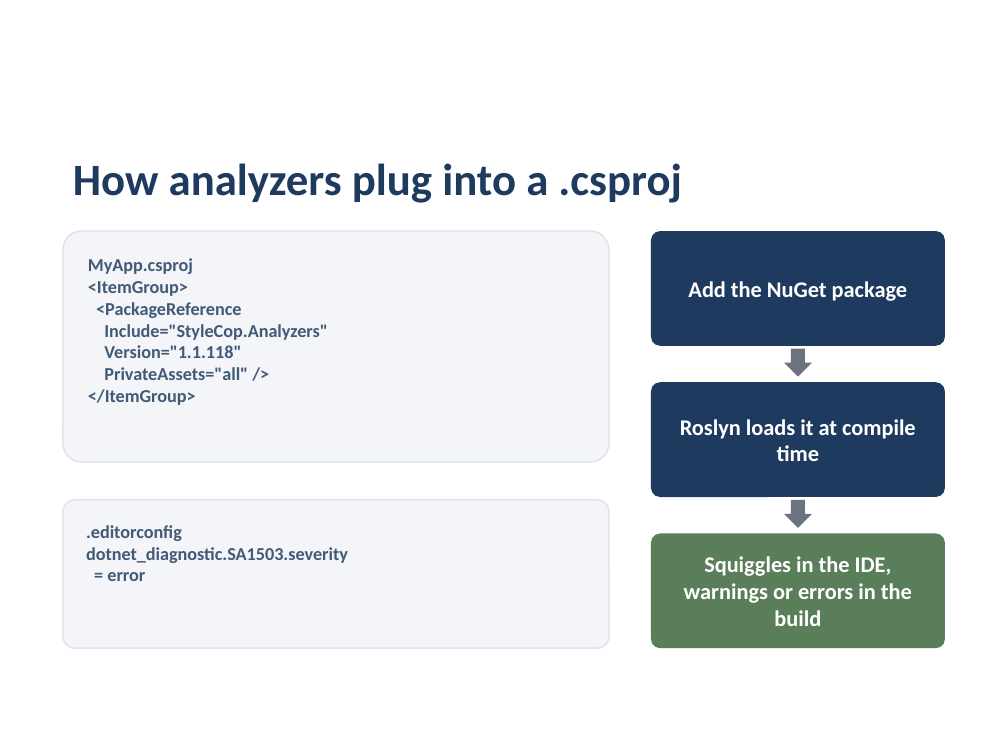
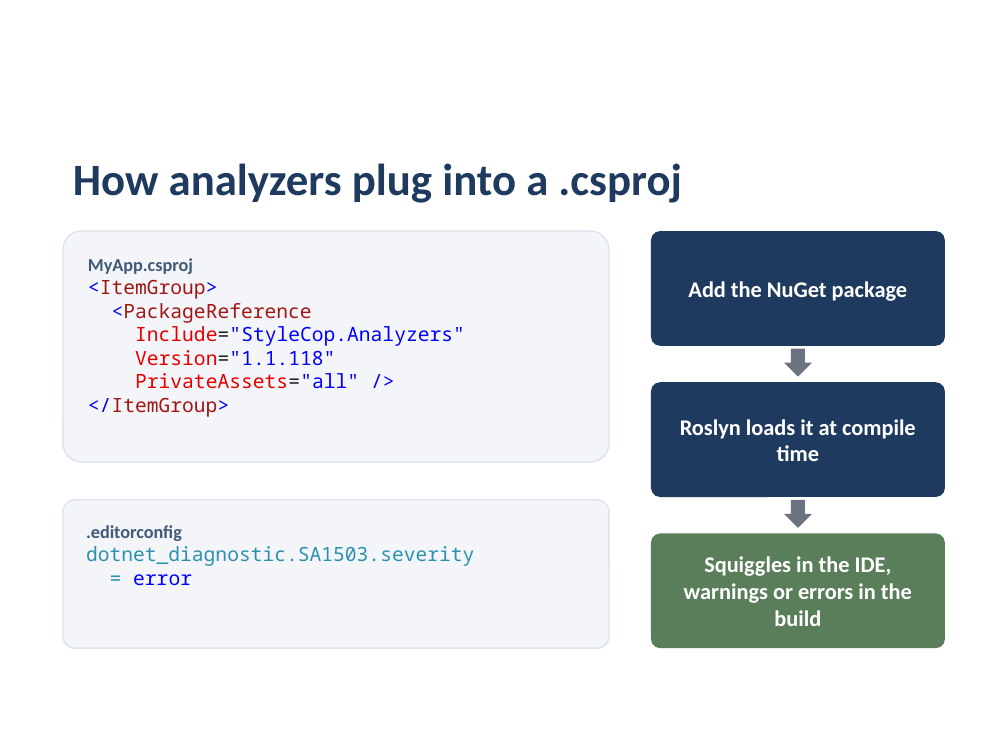
Before and after one commit to isidore/Talks, a slide deck: slide 2 of Slides/Analyzers.Net.pptx. Drawn at 1008x756 pixels with LibreOffice and Linux fonts; fonts in the diff are those of the drawing. Boxes give left, top, right and bottom in pixels: in the first picture for what was removed or moved away, otherwise in the second. Text is boxed around its words. In the diff, an @@ line names an element or a change of style, - is before the commit and + after.

Commit message:
code styling

```diff
--- a/Slides/Analyzers.Net.pptx
+++ b/Slides/Analyzers.Net.pptx
@@ rounded rectangle "MyApp.csproj <ItemGroup> <PackageReference Include="StyleCop ..." at [62,231,609,462]: text colour #1F3A5F to #0000FF in "<ItemGroup> <PackageReference Include="StyleCop.Analyzers" V ..."; text colour #1F3A5F to #A31515 in "<ItemGroup> <PackageReference </ItemGroup>"; text colour #1F3A5F to #E50000, text colour #1F3A5F to #1F1F1F in "Include="StyleCop.Analyzers" Version="1.1.118" PrivateAssets ..." @@
@@ rounded rectangle ".editorconfig dotnet_diagnostic.SA1503.severity = error" at [62,500,609,648]: text colour #1F3A5F to #2B91AF in "dotnet_diagnostic.SA1503.severity"; text colour #1F3A5F to #1F1F1F in "="; text colour #1F3A5F to #0000FF in "error" @@
```
Also in this commit, not shown: 23 other slides changed.
